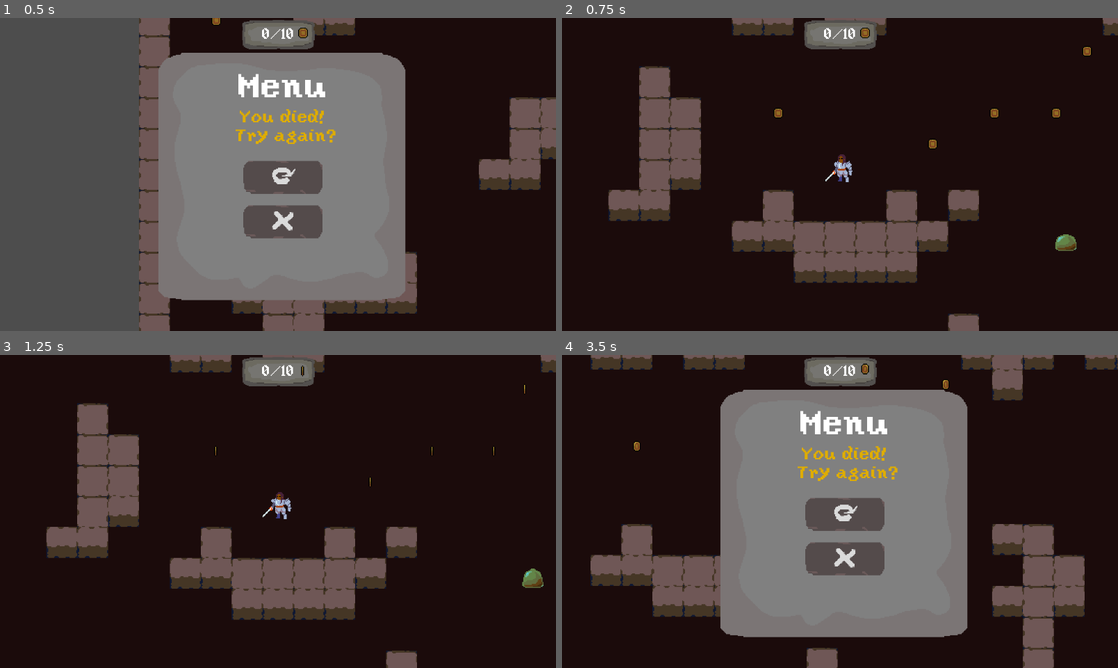
Above: before the commit, frames 1-4 (two rows, left to right).
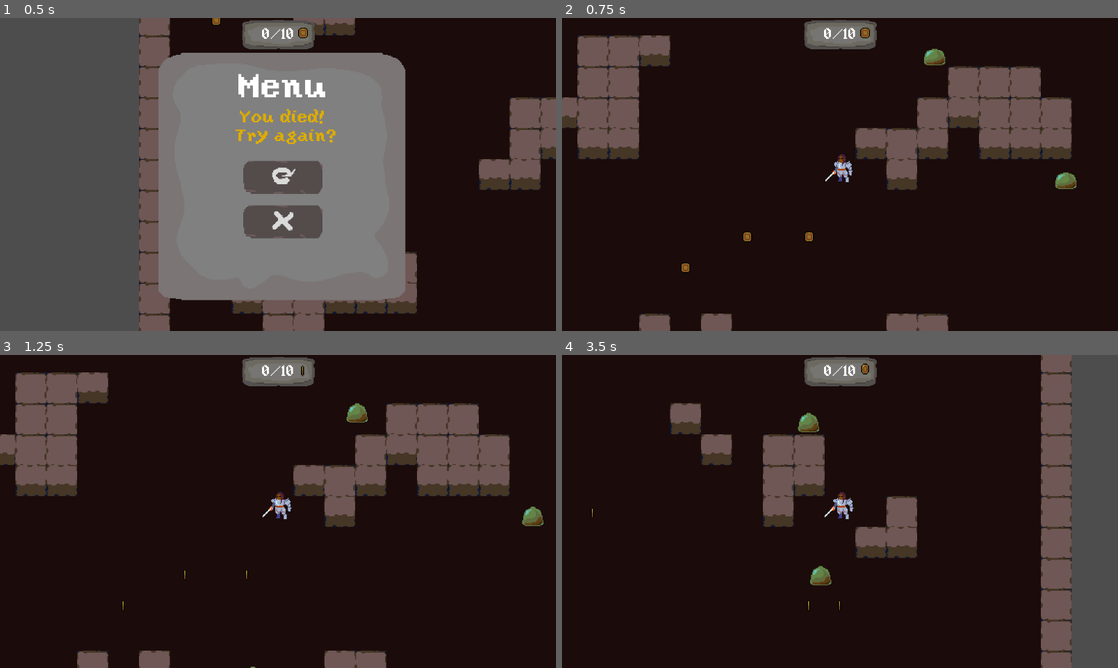
Above: after the commit, the same moments.

Repository: Gipost/rumata-test-project
Game: Godot game, scene res://game/scenes/Game.tscn
Same seed, same stepped clock (60 frames per second), same inputs: the game is played once before the commit and once after it.
Inputs (mouse positions are in pixels of both pictures, inside the frame that each line leads up to):
- Up to frame 1 (0.5 s): no input
- Up to frame 2 (0.75 s): click (845, 177) at 0.5 s
- Up to frame 3 (1.25 s): no input
- Up to frame 4 (3.5 s): move the mouse to (962, 495) at 1.27 s; hold D (move_right) 1.28-2.03 s; click (962, 495) at 1.42 s; move the mouse to (728, 527) at 2.02 s; hold S (move_down) 2.03-2.75 s; click (845, 514) at 2.77 s

Frame 1 is identical in both runs. In frame 2, 29% of the frame differs, in the area x 0-100%, y 0-100%; in frame 3, 29%; in frame 4, 58%, in the area x 5-100%, y 0-100%.
Error after the commit: Cannot call method 'instantiate' on a null value. (res://game/objects/controllers/GenerationController/GenerationController.gd:31)

Commit message:
Added victory cutscene

Diff:
--- a/autoload/Globals.gd
+++ b/autoload/Globals.gd
@@ -1,6 +1,8 @@
 extends Node
 var GameController
+var LevelController
 var Menu
+var player
 signal game_controller_ready
 var total_coins = 10
 func restart_run():
--- a/game/objects/controllers/GameController/GameController.gd
+++ b/game/objects/controllers/GameController/GameController.gd
@@ -1,9 +1,42 @@
 extends Node2D
+var player
 var total_coins : int = 10
 var collected_coins : int = 0
 signal coin_collected
 
+@onready var camera = $CutsceneCam
+var secret_passage # path to passage
+@export var camera_pan_time: float = 2.0
+@export var pause_time: float = 1.5
 func _ready() -> void:
 	total_coins = Globals.total_coins
 	Globals.GameController = self
 	Globals.emit_signal("game_controller_ready")
+
+var cutscene_running := false
+
+func start_victory_cutscene():
+	secret_passage = Globals.LevelController.passage
+	if cutscene_running:
+		return
+	Globals.player.switch_state(Globals.player.State.CUTSCENE)
+	cutscene_running = true
+	camera.global_position = Globals.player.global_position
+	Globals.player.player_cam.enabled = false
+	camera.enabled = true
+	secret_passage.visible = true
+	await _pan_camera_to(secret_passage.global_position)
+	await get_tree().create_timer(pause_time).timeout
+
+	if Globals.player:
+		await _pan_camera_to(Globals.player.global_position)
+		camera.enabled = false
+		Globals.player.player_cam.enabled = true
+		Globals.player.switch_state(Globals.player.State.IDLE)
+	cutscene_running = false
+
+
+func _pan_camera_to(target_pos: Vector2) -> Signal:
+	var tween := create_tween().set_trans(Tween.TRANS_SINE).set_ease(Tween.EASE_IN_OUT)
+	tween.tween_property(camera, "global_position", target_pos, camera_pan_time)
+	return tween.finished
--- a/game/objects/controllers/GenerationController/GenerationController.gd
+++ b/game/objects/controllers/GenerationController/GenerationController.gd
@@ -26,3 +26,9 @@
 		var enemy_node = enemy_scene.instantiate()
 		enemies_path.add_child(enemy_node)
 		enemy_node.global_position = pos
+func spawn_passage(PassageScene : PackedScene,interactibles_path:Node2D):
+	var pos = room_generator.get_random_free_tile()
+	var passage_node = PassageScene.instantiate()
+	interactibles_path.add_child(passage_node)
+	passage_node.global_position = pos
+	return passage_node
--- a/game/objects/controllers/LevelController/LevelController.gd
+++ b/game/objects/controllers/LevelController/LevelController.gd
@@ -4,8 +4,12 @@
 @export var PlayerScene : PackedScene
 @export var CoinScene : PackedScene
 @export var EnemyScenes: Dictionary = {load("res://game/scenes/slime.tscn") : 1.0}
+var passage
 var PlayerNode
+func _ready() -> void:
+	Globals.LevelController = self
 func on_gen_finished() -> void:
 	PlayerNode = GenController.spawn_player(PlayerScene,$entities)
 	GenController.spawn_coins(CoinScene,$interactibles)
 	GenController.spawn_enemies(5,EnemyScenes,$entities)
+	passage = GenController.spawn_passage(load("res://game/scenes/Passage.tscn"),$interactibles)
--- a/game/objects/entities/player/player.gd
+++ b/game/objects/entities/player/player.gd
@@ -1,11 +1,14 @@
 class_name Player
 extends Entity
-enum State { IDLE, MOVE, DASH, DEAD }
+enum State { IDLE, MOVE, DASH, DEAD, CUTSCENE}
 @onready var player_spr := $PlayerSprite
 @onready var dash_particles := $PlayerSprite/dash_particles
+@onready var player_cam := $Camera2D
 var current_state: State = State.IDLE
 var speed: float = 200.0
 var tween: Tween
+func _ready() -> void:
+	Globals.player = self
 func _physics_process(delta: float) -> void:
 	match current_state:
 		State.IDLE:
@@ -59,6 +62,11 @@
 		State.DASH:
 			player_spr.play("atk")
 			current_state = State.DASH
+		State.DEAD:
+			Globals.Menu.switch_state(Globals.Menu.States.DEATH)
+		State.CUTSCENE:
+			player_spr.play("idle")
+			current_state = State.CUTSCENE
 func start_dash(target_pos: Vector2) -> void:
 	switch_state(State.DASH)
 
@@ -90,4 +98,4 @@
 			start_dash(mouse_pos)
 
 func take_damage():
-	Globals.Menu.switch_state(Globals.Menu.States.DEATH)
+	switch_state(State.DEAD)
--- a/game/objects/interactibles/coin/coin.gd
+++ b/game/objects/interactibles/coin/coin.gd
@@ -5,4 +5,6 @@
 	if body is Player:
 		Globals.GameController.collected_coins += 1
 		Globals.GameController.emit_signal("coin_collected")
+		if Globals.GameController.collected_coins == Globals.GameController.total_coins:
+			Globals.GameController.start_victory_cutscene()
 		self.queue_free()
--- /dev/null
+++ b/game/objects/interactibles/passage/passage.gd
@@ -0,0 +1,7 @@
+extends Interactible
+
+func ready():
+	self.visible = false
+func _on_reach_range_body_entered(body: Node2D) -> void:
+	if visible and (body is Player):
+		Globals.Menu.switch_state(Globals.Menu.States.VICTORY)
--- a/game/scenes/Game.tscn
+++ b/game/scenes/Game.tscn
@@ -29,3 +29,8 @@
 offset_right = 585.0
 offset_bottom = 330.0
 scale = Vector2(2, 2)
+
+[node name="CutsceneCam" type="Camera2D" parent="."]
+enabled = false
+zoom = Vector2(2, 2)
+position_smoothing_enabled = true
Binary file added: assets/sprites/passage_sprite.png
Not shown, added: assets/sprites/passage_sprite.png.import
Not shown, added: game/objects/interactibles/passage/passage.gd.uid
